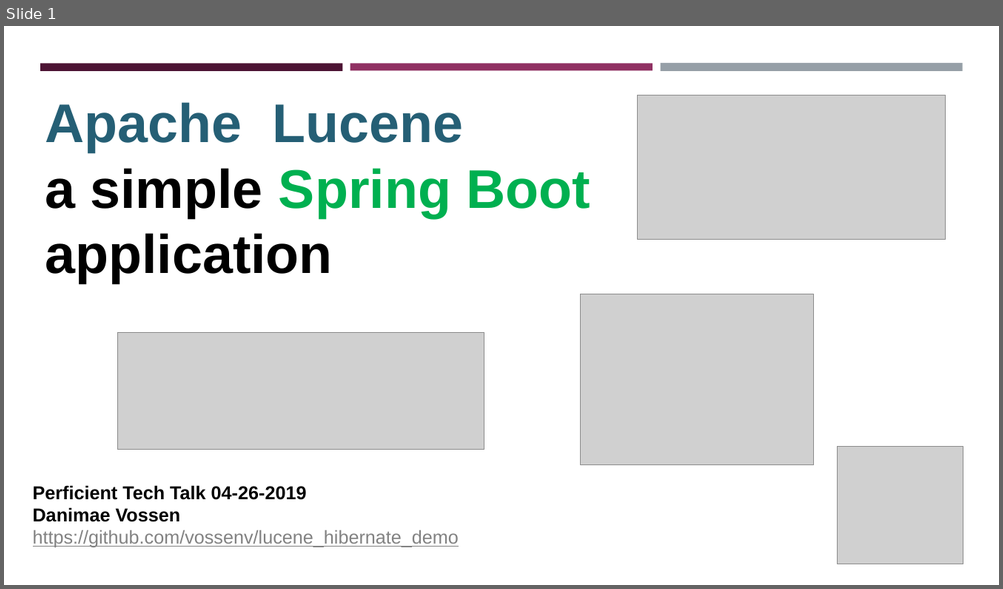
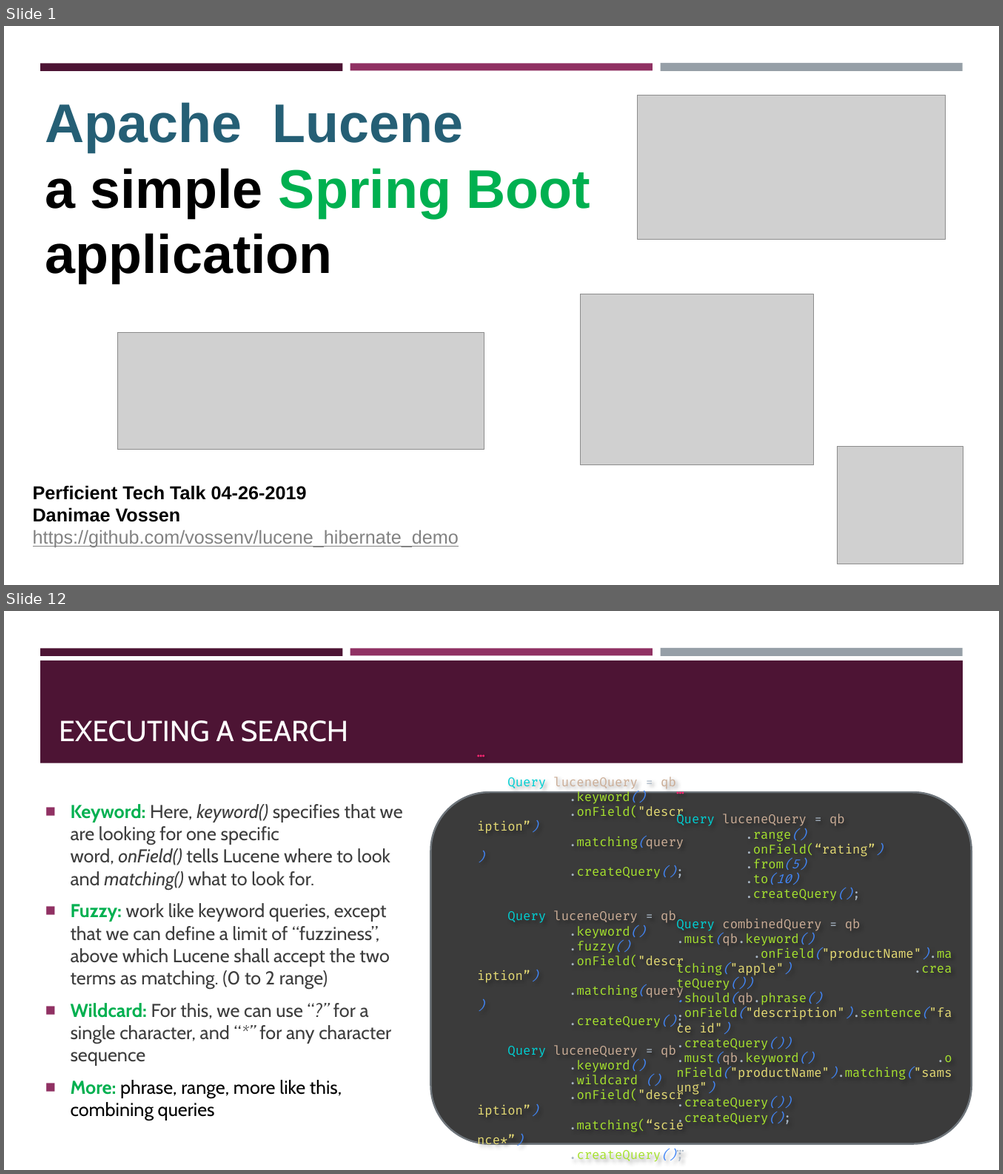
Before and after one commit to vossenv/lucene_hibernate_demo, a slide deck: lucenify.pptx. Shown one above the other, each under a label of ours: slide 1 before the commit, slides 1 and 12 after it; the slides between them are not shown. The pictures are 1003x589 and 1003x1174 pixels, drawn with LibreOffice and Linux fonts; fonts in the diff are those of the drawing; grey boxes stand for pictures. Boxes give left, top, right and bottom in pixels: in the first picture for what was removed or moved away, otherwise in the second. Text is boxed around its words. In the diff, an @@ line names an element or a change of style, - is before the commit and + after.

```diff
--- a/lucenify.pptx
+++ b/lucenify.pptx
@@ slide 12 added at (x1=4, y1=611, x2=999, y2=1170), background #FFFFFF; not listed: 3 template elements that a slide beside it also shows @@
@@ rectangle added at (x1=40, y1=661, x2=963, y2=763), fill #4D1434 @@
@@ title added at (x1=59, y1=721, x2=349, y2=742), 28 pt, text #FFFFFF @@
+EXECUTING A SEARCH
@@ text added at (x1=507, y1=777, x2=684, y2=1162), 12 pt, text #A6E22E @@
+…
+Query luceneQuery = qb
+.keyword()
+.onField("description”)
+.matching(query)
+.createQuery();
+Query luceneQuery = qb
+.keyword()
+.fuzzy()
+.onField("description”)
+.matching(query)
+.createQuery();
+Query luceneQuery = qb
+.keyword()
+.wildcard ()
+.onField("description”)
+.matching(“science*”)
+.createQuery();
+…
@@ text added at (x1=71, y1=804, x2=403, y2=1121), 18 pt, text #3D3D3D @@
+■ Keyword: Here, keyword() specifies that we are looking for one specific word, onField() tells Lucene where to look and matching() what to look for.
+■ Fuzzy: work like keyword queries, except that we can define a limit of “fuzziness”, above which Lucene shall accept the two terms as matching. (0 to 2 range)
+■ Wildcard: For this, we can use “?” for a single character, and “*” for any character sequence
+■ More: phrase, range, more like this, combining queries
@@ rounded rectangle added at (x1=431, y1=792, x2=972, y2=1145), fill #3B3B3B, outline #6F767C 1.75 pt @@
@@ text added at (x1=676, y1=814, x2=921, y2=1127), 12 pt, text #A6E22E @@
+…
+Query luceneQuery = qb
+.range()
+.onField(“rating”)
+.from(5)
+.to(10)
+.createQuery();
+Query combinedQuery = qb
+.must(qb.keyword() .onField("productName").matching("apple") .createQuery())
+.should(qb.phrase()
+.onField("description").sentence("face id")
+.createQuery())
+.must(qb.keyword() .onField("productName").matching("samsung")
+.createQuery())
+.createQuery();
+…
```
Also in this commit, not shown: 4 slides changed, 9 other slides added, 2 slides removed, 6 other files.
